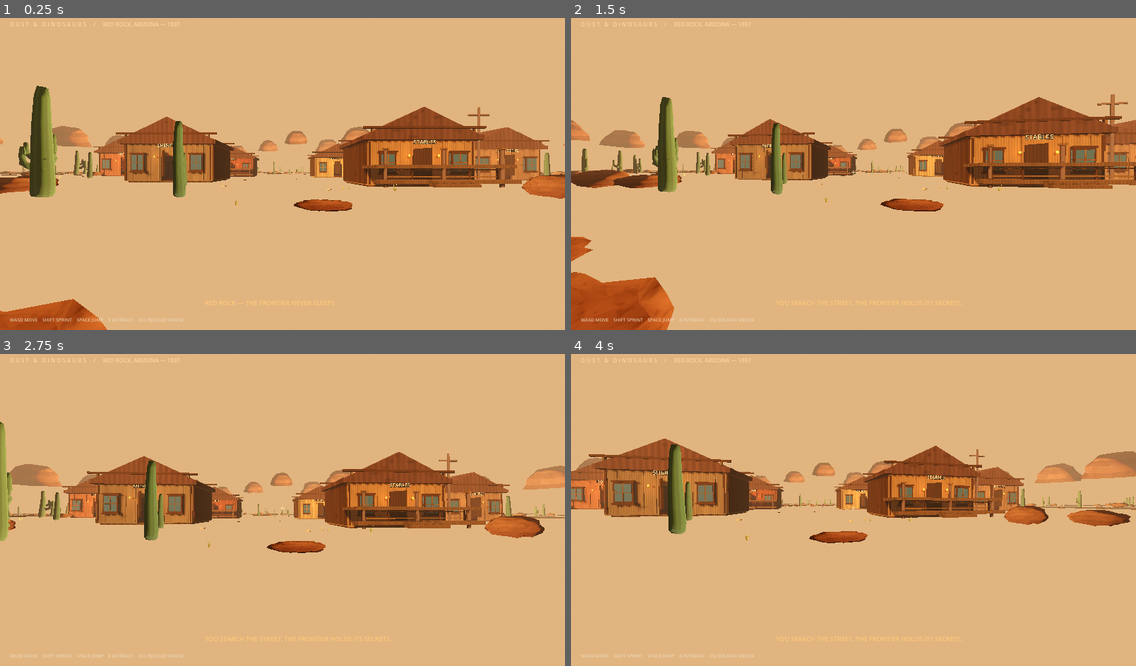
Above: before the commit, frames 1-4 (two rows, left to right).
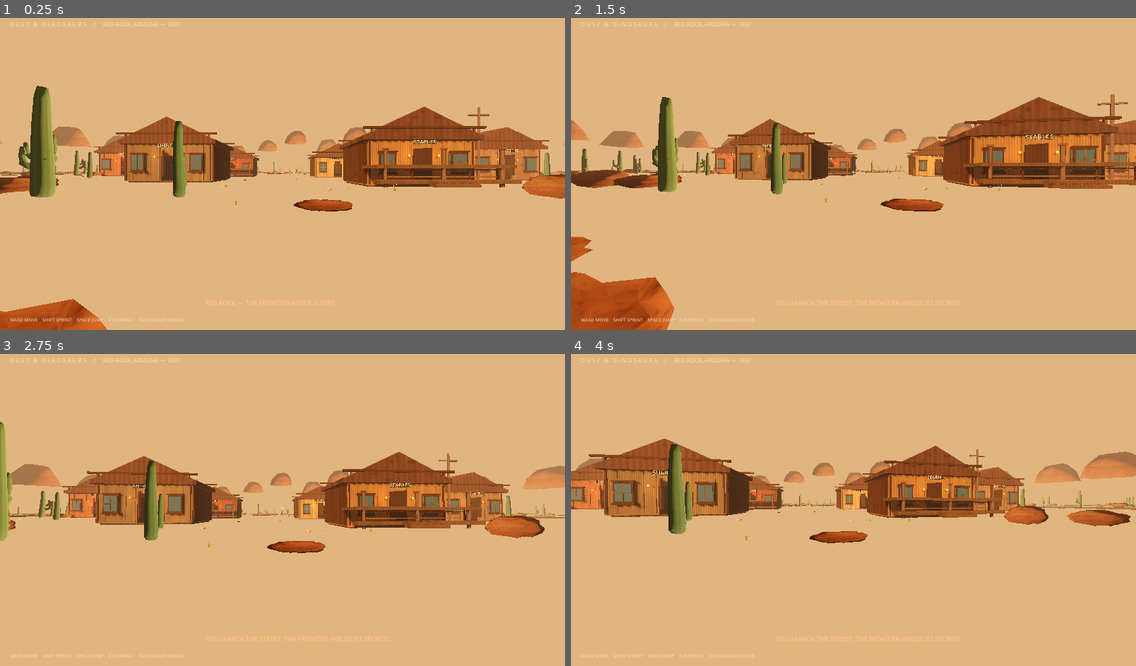
Above: after the commit, the same moments.

Repository: langermkyt-create/DUST-DINOSAURS
Game: Godot game, scene res://scenes/main.tscn
Two runs of this game, one before a commit and one after it. Both use one fixed random seed, a clock stepped at 60 frames per second and the inputs below.
Inputs (mouse positions are in pixels of both pictures, inside the frame that each line leads up to):
- Up to frame 1 (0.25 s): no input
- Up to frame 2 (1.5 s): tap Enter at 0.5 s; move the mouse to (881, 170) at 0.52 s; hold W from 0.53 s (still down); tap E at 0.6 s; tap Space at 0.77, 1.25 s; move the mouse to (825, 174) at 1.27 s; tap Shift at 1.35 s
- Up to frame 3 (2.75 s): keep holding W; tap Space at 1.52 s; tap Enter at 2 s; move the mouse to (293, 500) at 2.02 s; tap E at 2.1 s
- Up to frame 4 (4 s): keep holding W; tap Space at 2.75, 3.02, 3.77 s; move the mouse to (847, 513) at 2.77 s; tap Shift at 2.85 s; tap Enter at 3.5 s; move the mouse to (893, 510) at 3.52 s; tap E at 3.6 s

The runs differ from the first frame. In frame 1, 0.2% of the frame differs, in the area x 0-100%, y 34-44%; in frame 2, 0.2%; in frame 3, 0.2%; in frame 4, 0.2%, in the area x 0-100%, y 30-42%.

Commit message:
Add distance-based sandstone rock LOD meshes

Diff:
--- a/scripts/world.gd
+++ b/scripts/world.gd
@@ -405,13 +405,63 @@
 	rock_material.shader = rock_shader
 	return rock_material
 
+func _make_rock_lod_mesh(rings: Array) -> ArrayMesh:
+	# The distant silhouette keeps the same seeded profile but uses 6 sides and 3 tiers.
+	var surface := SurfaceTool.new()
+	surface.begin(Mesh.PRIMITIVE_TRIANGLES)
+	var layer_indices := [0, 2, 4]
+	var lod_strata := [
+		Color(0.31, 0.145, 0.105),
+		Color(0.39, 0.19, 0.135)
+	]
+	for layer in range(layer_indices.size() - 1):
+		var lower_ring: PackedVector3Array = rings[layer_indices[layer]]
+		var upper_ring: PackedVector3Array = rings[layer_indices[layer + 1]]
+		for segment in range(6):
+			var next_segment: int = (segment + 1) % 6
+			var lower_a: Vector3 = lower_ring[segment * 2]
+			var lower_b: Vector3 = lower_ring[next_segment * 2]
+			var upper_a: Vector3 = upper_ring[segment * 2]
+			var upper_b: Vector3 = upper_ring[next_segment * 2]
+			surface.set_color(lod_strata[layer])
+			surface.add_vertex(lower_a)
+			surface.add_vertex(upper_a)
+			surface.add_vertex(lower_b)
+			surface.add_vertex(lower_b)
+			surface.add_vertex(upper_a)
+			surface.add_vertex(upper_b)
+	var top_ring: PackedVector3Array = rings[4]
+	var crown := Vector3.ZERO
+	for point in top_ring:
+		crown += point
+	crown /= float(top_ring.size())
+	for segment in range(6):
+		var next_segment: int = (segment + 1) % 6
+		surface.set_color(Color(0.52, 0.29, 0.21))
+		surface.add_vertex(crown)
+		surface.add_vertex(top_ring[next_segment * 2])
+		surface.add_vertex(top_ring[segment * 2])
+	var base_ring: PackedVector3Array = rings[0]
+	var base_center := Vector3.ZERO
+	for point in base_ring:
+		base_center += point
+	base_center /= float(base_ring.size())
+	for segment in range(6):
+		var next_segment: int = (segment + 1) % 6
+		surface.set_color(Color(0.27, 0.12, 0.09))
+		surface.add_vertex(base_center)
+		surface.add_vertex(base_ring[segment * 2])
+		surface.add_vertex(base_ring[next_segment * 2])
+	surface.generate_normals()
+	return surface.commit()
+
 func _rock_formation(pos: Vector3, factor: float) -> void:
-	# Build one continuous, faceted sandstone outcrop instead of a pile of cubes and spheres.
+	# One continuous, faceted sandstone outcrop with a matching low-poly distance mesh.
 	var rng := RandomNumberGenerator.new()
 	rng.seed = abs(hash(Vector2i(roundi(pos.x * 10.0), roundi(pos.z * 10.0))))
 	var heights := [0.0, 2.2, 4.8, 7.1, 8.6]
 	var radii := [8.8, 8.1, 6.9, 5.5, 3.8]
-	var rings := []
+	var rings: Array = []
 	for layer in range(heights.size()):
 		var ring := PackedVector3Array()
 		for segment in range(12):
@@ -430,7 +480,7 @@
 	]
 	for layer in range(heights.size() - 1):
 		for segment in range(12):
-			var next_segment := (segment + 1) % 12
+			var next_segment: int = (segment + 1) % 12
 			var lower_a: Vector3 = rings[layer][segment]
 			var lower_b: Vector3 = rings[layer][next_segment]
 			var upper_a: Vector3 = rings[layer + 1][segment]
@@ -443,7 +493,7 @@
 			surface.add_vertex(lower_b)
 			surface.add_vertex(upper_a)
 			surface.add_vertex(upper_b)
-	# Fan-triangulate the complete crown; every ring edge is covered exactly once.
+	# Close both the crown and the base to avoid open backfaces at steep camera angles.
 	var crown := Vector3.ZERO
 	for point in rings[heights.size() - 1]:
 		crown += point
@@ -454,6 +504,16 @@
 		surface.add_vertex(crown)
 		surface.add_vertex(rings[heights.size() - 1][next_segment])
 		surface.add_vertex(rings[heights.size() - 1][segment])
+	var base_center := Vector3.ZERO
+	for point in rings[0]:
+		base_center += point
+	base_center /= float(rings[0].size())
+	for segment in range(rings[0].size()):
+		var next_segment: int = (segment + 1) % rings[0].size()
+		surface.set_color(Color(0.27, 0.12, 0.09))
+		surface.add_vertex(base_center)
+		surface.add_vertex(rings[0][segment])
+		surface.add_vertex(rings[0][next_segment])
 	surface.generate_normals()
 	var rock_mesh := surface.commit()
 	var rock_material := _rock_surface_material()
@@ -462,9 +522,23 @@
 	rock_body.scale = Vector3.ONE * factor
 	add_child(rock_body)
 	var rock_instance := MeshInstance3D.new()
+	rock_instance.name = "RockHighDetail"
 	rock_instance.mesh = rock_mesh
 	rock_instance.material_override = rock_material
+	rock_instance.visibility_range_end = 132.0
+	rock_instance.visibility_range_end_margin = 14.0
+	rock_instance.visibility_range_fade_mode = GeometryInstance3D.VISIBILITY_RANGE_FADE_SELF
 	rock_body.add_child(rock_instance)
+	var lod_instance := MeshInstance3D.new()
+	lod_instance.name = "RockDistantLOD"
+	lod_instance.mesh = _make_rock_lod_mesh(rings)
+	lod_instance.material_override = rock_material
+	lod_instance.visibility_range_begin = 118.0
+	lod_instance.visibility_range_begin_margin = 14.0
+	lod_instance.visibility_range_end = 420.0
+	lod_instance.visibility_range_end_margin = 35.0
+	lod_instance.visibility_range_fade_mode = GeometryInstance3D.VISIBILITY_RANGE_FADE_SELF
+	rock_body.add_child(lod_instance)
 	var rock_collision := CollisionShape3D.new()
 	rock_collision.shape = rock_mesh.create_trimesh_shape()
 	rock_body.add_child(rock_collision)
